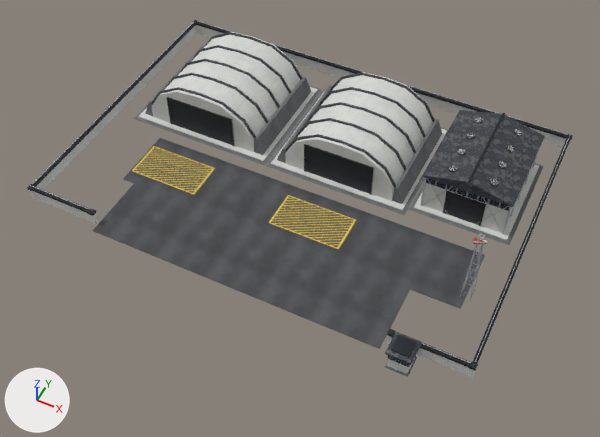
The glTF model Models/pilot_academy.glb, before and after one commit.
One viewpoint serves both versions: a 50 mm camera at (61.4, -127.1, 140.9) aimed at (3.5, -11.2, -4.0). Every picture has the same lights, and +X, +Y and +Z are marked at lower left. The older version comes first. Vertices at exactly the same position are counted once.

The scene before the commit, as lines of its bpy script (objects in view):
```python
me_pac_l1_concdark_007 = bpy.data.meshes.new('PAC_L1_ConcDark.007')
me_pac_l1_concdark_007.from_pydata(...)  # 64 vertices, 96 faces; spans x -47.9..49.9, y -41.9..28.9, z 0.0..4.7
me_pac_l1_concdark_007.materials.append(mat_mat_no_concrete_dark)  # picture img_tex_no_concrete_dark
me_pac_l1_roofcorr_007 = bpy.data.meshes.new('PAC_L1_RoofCorr.007')
me_pac_l1_roofcorr_007.from_pydata(...)  # 202 vertices, 360 faces; spans x -43.9..48.3, y -42.2..25.7, z 0.9..13.1
me_pac_l1_roofcorr_007.materials.append(mat_mat_no_roof_corrugated)  # picture img_tex_no_roof_corrugated
me_pac_l1_steeltruss_007 = bpy.data.meshes.new('PAC_L1_SteelTruss.007')
me_pac_l1_steeltruss_007.from_pydata(...)  # 984 vertices, 1476 faces; spans x -53.1..53.1, y -36.1..36.1, z 0.0..19.0
me_pac_l1_steeltruss_007.materials.append(mat_mat_no_steel_truss)  # picture img_tex_no_steel_truss
ob_pac_l1_concdark = bpy.data.objects.new('PAC_L1_ConcDark', me_pac_l1_concdark_007)
ob_pac_l1_concdark.location = (0.0, 0.0, 0.0)
ob_pac_l1_roofcorr = bpy.data.objects.new('PAC_L1_RoofCorr', me_pac_l1_roofcorr_007)
ob_pac_l1_roofcorr.location = (0.0, 0.0, 0.0)
ob_pac_l1_steeltruss = bpy.data.objects.new('PAC_L1_SteelTruss', me_pac_l1_steeltruss_007)
ob_pac_l1_steeltruss.location = (0.0, 0.0, 0.0)
# also in view: 'PAC_L1_HatchZone' at (-10.5, -14.0, 0.1); 'PAC_L1_ConcLight' at (0.0, -2.6, 6.2); 'PAC_L1_SteelDark' at (0.0, -2.4, 7.0); 'PAC_L1_DoorCorr' at (2.2, 13.0, 4.6); 'PAC_L1_Asphalt' at (4.0, -22.2, 0.1)
```
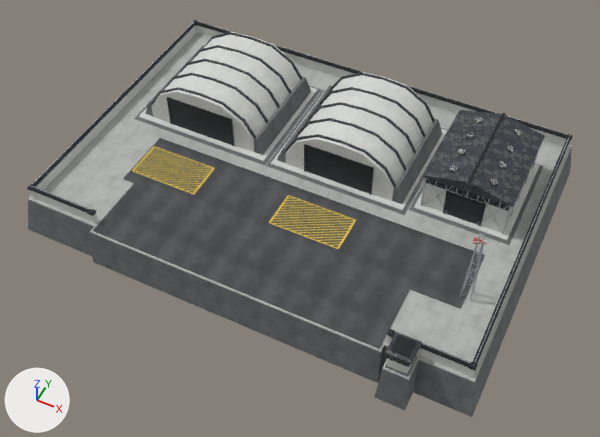
Where the change shows, as pixel boxes [x1, y1, x2, y2] in the pictures (600 x 437 px):
'PAC_L1_ConcMid', added: after [28, 33, 572, 383]
'PAC_L1_ConcDark', reshaped (33% wider, 12% taller): before [134, 45, 544, 377]; after [28, 45, 572, 417]
part 1 of me_pac_l1_concdark_007, added: after [28, 147, 572, 417]

Edits to the bpy script that builds the scene:
```text
Add img_tex_no_concrete_mid:
    img_tex_no_concrete_mid = load_image('tex_no_concrete_mid', '_unpacked/tex_no_concrete_mid', 512, 512, 'sRGB')
Add mat_mat_no_concrete_mid:
    mat_mat_no_concrete_mid = principled_material('Mat_NO_Concrete_Mid')
    mat_mat_no_concrete_mid.texture = img_tex_no_concrete_mid
    mat_mat_no_concrete_mid.roughness = 0.88
Change me_pac_l1_concdark_007:
    used by ob_pac_l1_concdark; location = (0.0, 0.0, 0.0)
    remove me_pac_l1_concdark_007.from_pydata(...)  # 64 vertices, 96 faces; spans x -47.9..49.9, y -41.9..28.9, z 0.0..4.7
    add me_pac_l1_concdark_007.from_pydata(...)  # 88 vertices, 132 faces; spans x -55.8..55.8, y -43.4..38.8, z -10.0..4.7
    me_pac_l1_concdark_007 part 1
    24 vertices are added at x -55.8..55.8, y -43.4..38.8, z -10.0..-0.3
    36 new faces join them
Add me_pac_l1_concmid_001:
    me_pac_l1_concmid_001.from_pydata(...)  # a box spanning x -54.2..54.2, y -37.2..37.2, z -0.4..0.0; a box spanning x -35.2..35.2, y -39.0..-37.2, z -0.4..0.0; a box spanning x 37.0..42.6, y -42.3..-37.2, z -0.4..0.0
    me_pac_l1_concmid_001.materials.append(mat_mat_no_concrete_mid)  # picture img_tex_no_concrete_mid
Add ob_pac_l1_concmid:
    ob_pac_l1_concmid = bpy.data.objects.new('PAC_L1_ConcMid', me_pac_l1_concmid_001)
    ob_pac_l1_concmid.location = (0.0, 0.0, 0.0)
```
